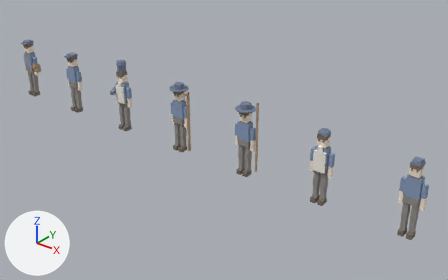
The Blender file tools/blender/characters.blend, before and after one commit.
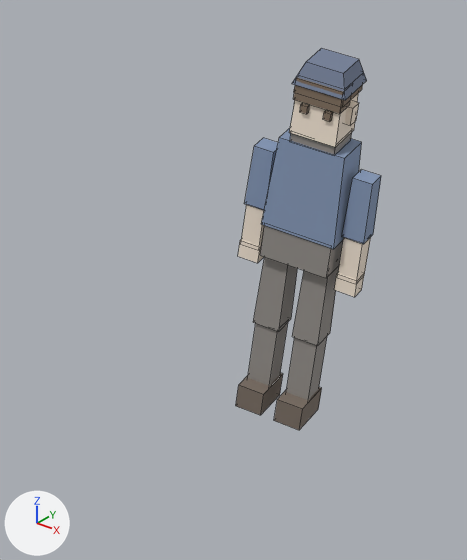
The first picture shows the older version from a 50 mm camera at (15.58, -10.25, 6.98) aimed at (7.02, 0.45, 0.34). The close-ups show the older and then the newer version on the part from 77% to 100% of the width and 52% to 96% of the height of that picture. Only the edits that show in the close-ups are written down. Every picture has the same lights, and +X, +Y and +Z are marked at lower left. The close-ups show mesh edges as thin lines.

In view in the first close-up: 'Villager_Keeper', 'Villager_Keeper.ARM_L', 'Villager_Keeper.ARM_R', 'Villager_Keeper.HEAD', 'Villager_Keeper.LEG_L', 'Villager_Keeper.LEG_R'.
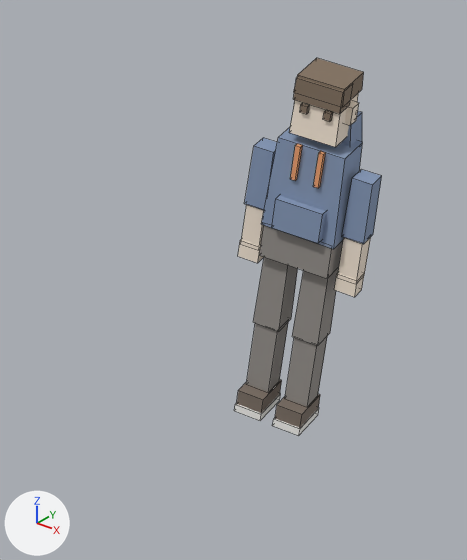
Where the change shows, as pixel boxes (x1, y1, x2, y2) in the close-ups (467 x 560 px; the box of a moved part takes in the faces that stretch with it):
'Villager_Keeper', reshaped (11% taller)
    before: (260, 128, 362, 278)
    after: (259, 111, 363, 278)
'Villager_Keeper.LEG_R', reshaped
    before: (274, 266, 339, 430)
    after: (273, 267, 339, 436)
'Villager_Keeper.LEG_L', reshaped
    before: (236, 257, 298, 415)
    after: (234, 257, 298, 421)
'Villager_Keeper.HEAD', reshaped (10% shorter)
    before: (289, 48, 367, 147)
    after: (289, 58, 364, 147)
part 1 of me_villager_keeper, added
    after: (259, 225, 343, 278)
part 2 of me_villager_keeper, added (blue)
    after: (272, 195, 326, 243)
part 3 of me_villager_keeper, added
    after: (290, 143, 302, 181)
part 4 of me_villager_keeper, added
    after: (313, 151, 326, 188)
part 5 of me_villager_keeper, deleted
    before: (290, 132, 352, 155)
part 6 of me_villager_keeper, built on
    before: (265, 128, 362, 247)
    after: (264, 111, 363, 247)
part 7 of me_villager_keeper_head, deleted
    before: (292, 48, 367, 100)
part 8 of me_villager_keeper_leg_l, added
    after: (246, 322, 288, 392)
part 9 of me_villager_keeper_leg_l, added (brown)
    after: (236, 380, 282, 413)
part 10 of me_villager_keeper_leg_l, added
    after: (234, 394, 281, 421)
part 11 of me_villager_keeper_leg_l, deleted (brown)
    before: (236, 373, 283, 415)
part 12 of me_villager_keeper_leg_r, added
    after: (285, 337, 327, 407)
part 13 of me_villager_keeper_leg_r, added
    after: (275, 394, 320, 428)
part 14 of me_villager_keeper_leg_r, added
    after: (273, 408, 319, 436)
part 15 of me_villager_keeper_leg_r, deleted
    before: (274, 387, 322, 430)
part 16 of me_villager_keeper_leg_r, moved or reshaped
    before: (292, 266, 339, 346)
    after: (292, 267, 339, 346)

Edits to the bpy script that builds the scene:
```text
Change me_villager_keeper:
    remove me_villager_keeper.from_pydata(...)  # 24 vertices, 18 faces; spans x -0.16..0.16, y -0.1..0.1, z 0.69..1.305
    add me_villager_keeper.from_pydata(...)  # 48 vertices, 36 faces; spans x -0.16..0.16, y -0.13..0.15, z 0.69..1.365
    me_villager_keeper part 1: a new loose piece, a box spanning x -0.15..0.15, y -0.095..0.095, z 0.69..0.85, in mat_coat_alt (grey #95908b)
    me_villager_keeper part 2: a new loose piece, a box spanning x -0.102..0.102, y -0.13..-0.08, z 0.86..1.0, in mat_coat (blue #8699b8)
    me_villager_keeper part 3: a new loose piece, a box spanning x -0.061..-0.039, y -0.11..-0.09, z 1.1..1.26, in mat_accent (orange #f0a46f)
    me_villager_keeper part 4: a new loose piece, a box spanning x 0.039..0.061, y -0.11..-0.09, z 1.1..1.26, in mat_accent (orange #f0a46f)
    me_villager_keeper part 5: the loose piece of 8 vertices spanning x -0.096..0.096, y -0.085..0.085, z 1.255..1.305 is deleted
    me_villager_keeper part 6: 4 vertices removed from x -0.141..0.141, y -0.088..0.088, z 1.26; 12 vertices added at x -0.144..0.144, y -0.09..0.15, z 1.215..1.365
    other edits to the shape of me_villager_keeper do not show in these pictures
    add me_villager_keeper.materials.append(mat_accent)  # orange #f0a46f
Change me_villager_keeper_head:
    used by ob_villager_keeper_head; parent = ob_villager_keeper; location = (0.0, 0.0, 1.3)
    remove me_villager_keeper_head.from_pydata(...)  # 64 vertices, 48 faces; spans x -0.123..0.123, y -0.11..0.11, z 0.0..0.33
    add me_villager_keeper_head.from_pydata(...)  # 56 vertices, 42 faces; spans x -0.123..0.123, y -0.108..0.1, z 0.0..0.27
    me_villager_keeper_head part 7: the loose piece of 8 vertices spanning x -0.115..0.115, y -0.11..0.11, z 0.23..0.33 is deleted
    remove me_villager_keeper_head.materials.append(mat_hat)  # greyish blue #768199
Change me_villager_keeper_leg_l:
    used by ob_villager_keeper_leg_l; parent = ob_villager_keeper; location = (-0.088, 0.0, 0.74)
    remove me_villager_keeper_leg_l.from_pydata(...)  # 24 vertices, 18 faces; spans x -0.058..0.058, y -0.13..0.07, z -0.795..-0.02
    add me_villager_keeper_leg_l.from_pydata(...)  # 32 vertices, 24 faces; spans x -0.06..0.06, y -0.13..0.07, z -0.822..-0.02
    me_villager_keeper_leg_l part 8: a new loose piece, a box spanning x -0.051..0.051, y -0.056..0.056, z -0.72..-0.4, in mat_coat_alt (grey #95908b)
    me_villager_keeper_leg_l part 9: a new loose piece, a box spanning x -0.058..0.058, y -0.123..0.067, z -0.793..-0.717, in mat_boot (brown #7c6f65)
    me_villager_keeper_leg_l part 10: a new loose piece, a box spanning x -0.06..0.06, y -0.13..0.07, z -0.822..-0.788, in mat_sole (white #f7f6f2)
    me_villager_keeper_leg_l part 11: the loose piece of 8 vertices spanning x -0.058..0.058, y -0.13..0.07, z -0.795..-0.685 is deleted
    other edits to the shape of me_villager_keeper_leg_l do not show in these pictures
    add me_villager_keeper_leg_l.materials.append(mat_sole)  # white #f7f6f2
Change me_villager_keeper_leg_r:
    used by ob_villager_keeper_leg_r; parent = ob_villager_keeper; location = (0.088, 0.0, 0.74)
    remove me_villager_keeper_leg_r.from_pydata(...)  # 24 vertices, 18 faces; spans x -0.058..0.058, y -0.13..0.07, z -0.795..-0.02
    add me_villager_keeper_leg_r.from_pydata(...)  # 32 vertices, 24 faces; spans x -0.06..0.06, y -0.13..0.07, z -0.822..-0.02
    me_villager_keeper_leg_r part 12: a new loose piece, a box spanning x -0.051..0.051, y -0.056..0.056, z -0.72..-0.4, in mat_coat_alt (grey #95908b)
    me_villager_keeper_leg_r part 13: a new loose piece, a box spanning x -0.058..0.058, y -0.123..0.067, z -0.793..-0.717, in mat_boot (brown #7c6f65)
    me_villager_keeper_leg_r part 14: a new loose piece, a box spanning x -0.06..0.06, y -0.13..0.07, z -0.822..-0.788, in mat_sole (white #f7f6f2)
    me_villager_keeper_leg_r part 15: the loose piece of 8 vertices spanning x -0.058..0.058, y -0.13..0.07, z -0.795..-0.685 is deleted
    me_villager_keeper_leg_r part 16: 4 vertices removed from x -0.052..0.052, y -0.058..0.058, z -0.02; 4 vertices added at x -0.053..0.053, y -0.06..0.06, z -0.02
    other edits to the shape of me_villager_keeper_leg_r do not show in these pictures
    add me_villager_keeper_leg_r.materials.append(mat_sole)  # white #f7f6f2
```
